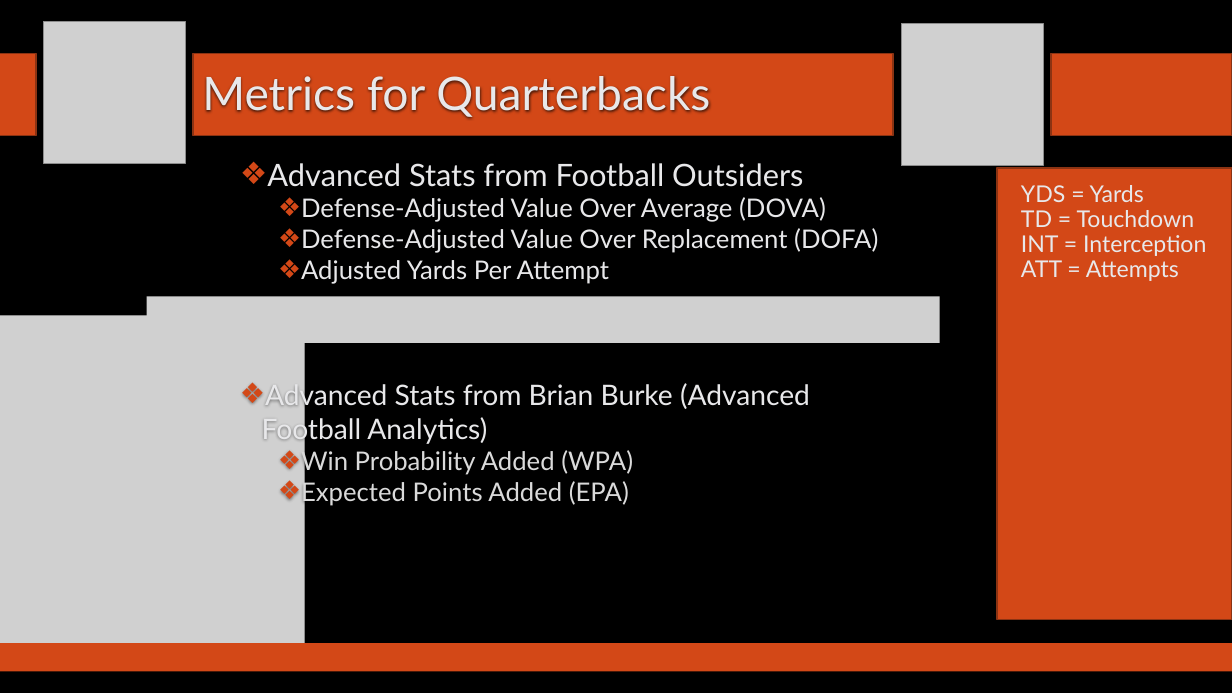
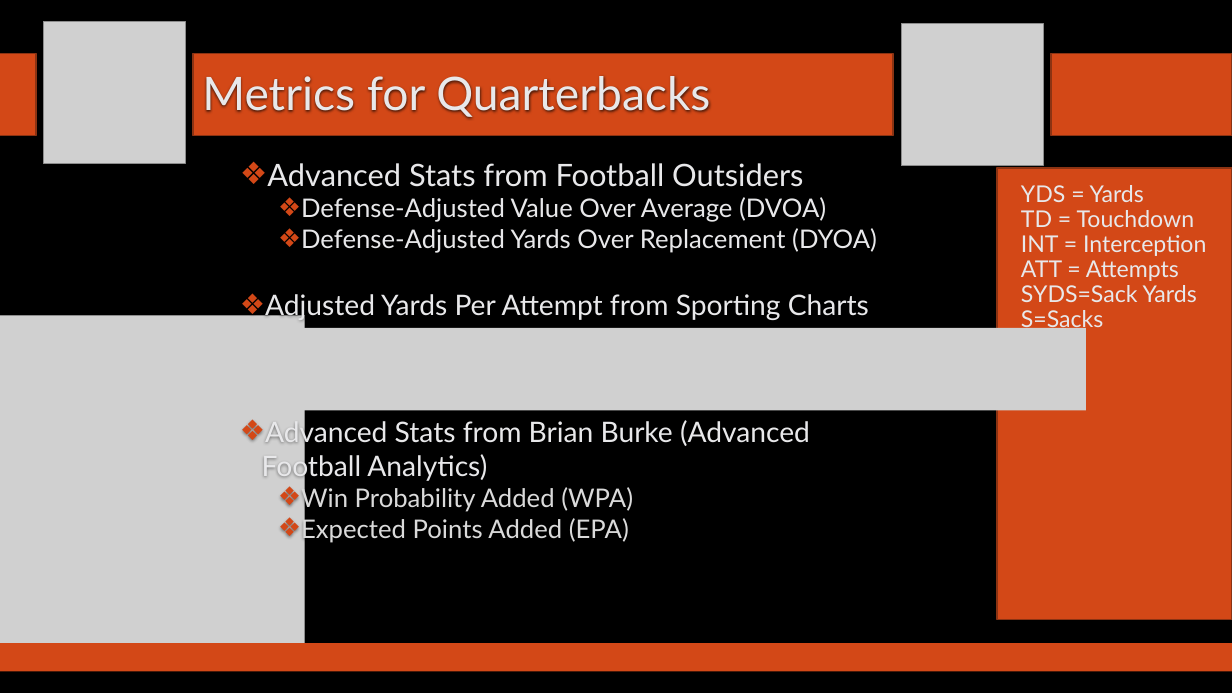
Before and after one commit to SuperMarioGiacomazzo/STOR538_WEBSITE, a slide deck: slide 5 of Slides/Football 2/Footballl_2_Lecture.pptx. Drawn at 1232x693 pixels with LibreOffice and Linux fonts; fonts in the diff are those of the drawing; grey boxes stand for pictures; background and template pictures are left out. Boxes give left, top, right and bottom in pixels: in the first picture for what was removed or moved away, otherwise in the second. Text is boxed around its words. In the diff, an @@ line names an element or a change of style, - is before the commit and + after.

```diff
--- a/Slides/Football 2/Footballl_2_Lecture.pptx
+++ b/Slides/Football 2/Footballl_2_Lecture.pptx
@@ text at (265,197,877,321): text changed @@
-  ❖ Defense-Adjusted Value Over Average (DOVA)
-  ❖ Defense-Adjusted Value Over Replacement (DOFA)
-  ❖ Adjusted Yards Per Attempt
+  ❖ Defense-Adjusted Value Over Average (DVOA)
+  ❖ Defense-Adjusted Yards Over Replacement (DYOA)
+❖ Adjusted Yards Per Attempt from Sporting Charts
@@ picture removed at (147,297,940,343) @@
@@ text at (1021,285,1197,332): paragraphs added @@
+    SYDS=Sack Yards
+    S=Sacks
@@ picture added at (93,328,1086,410) @@
```
Also in this commit, not shown: 1 other slide changed, 3 other files.
